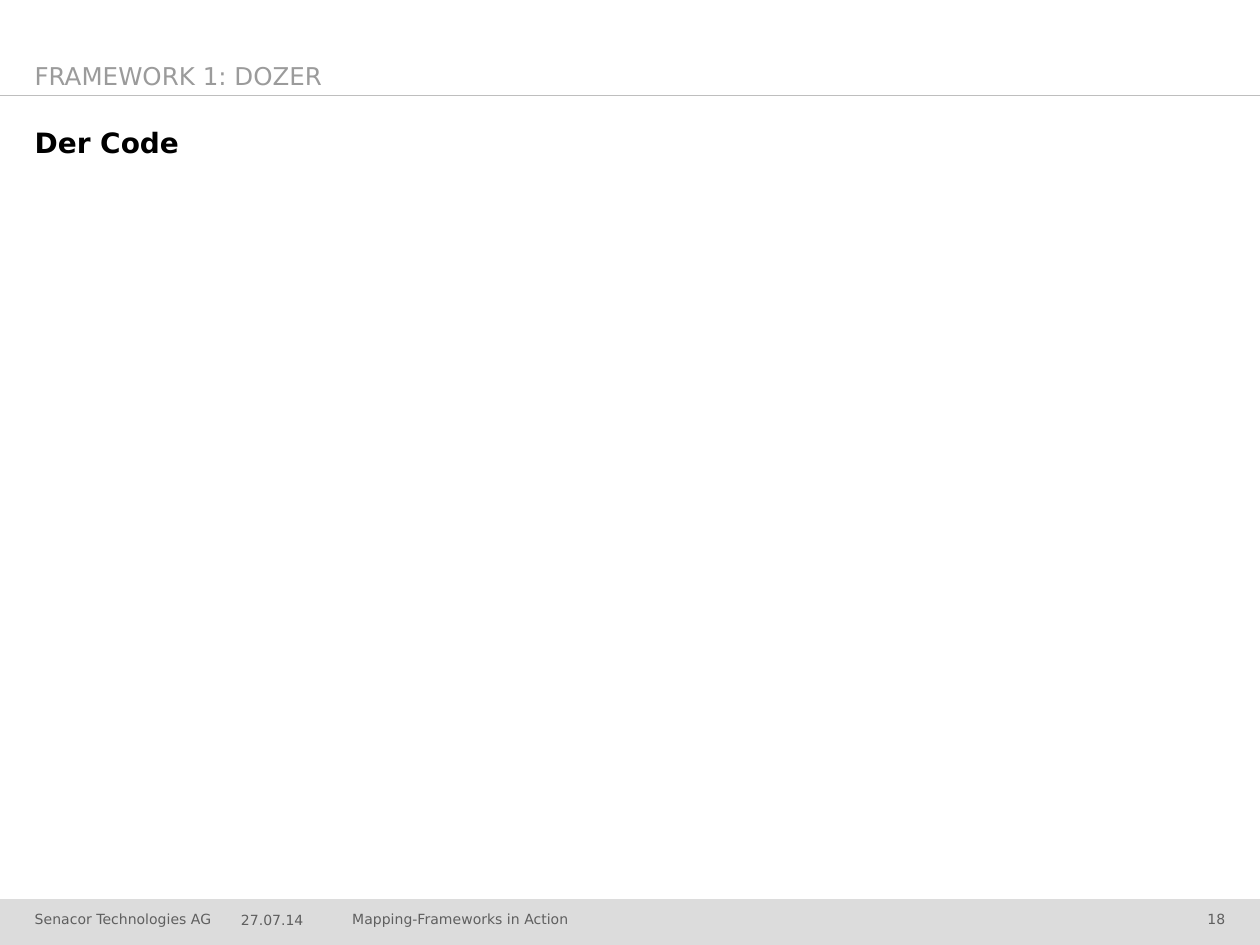
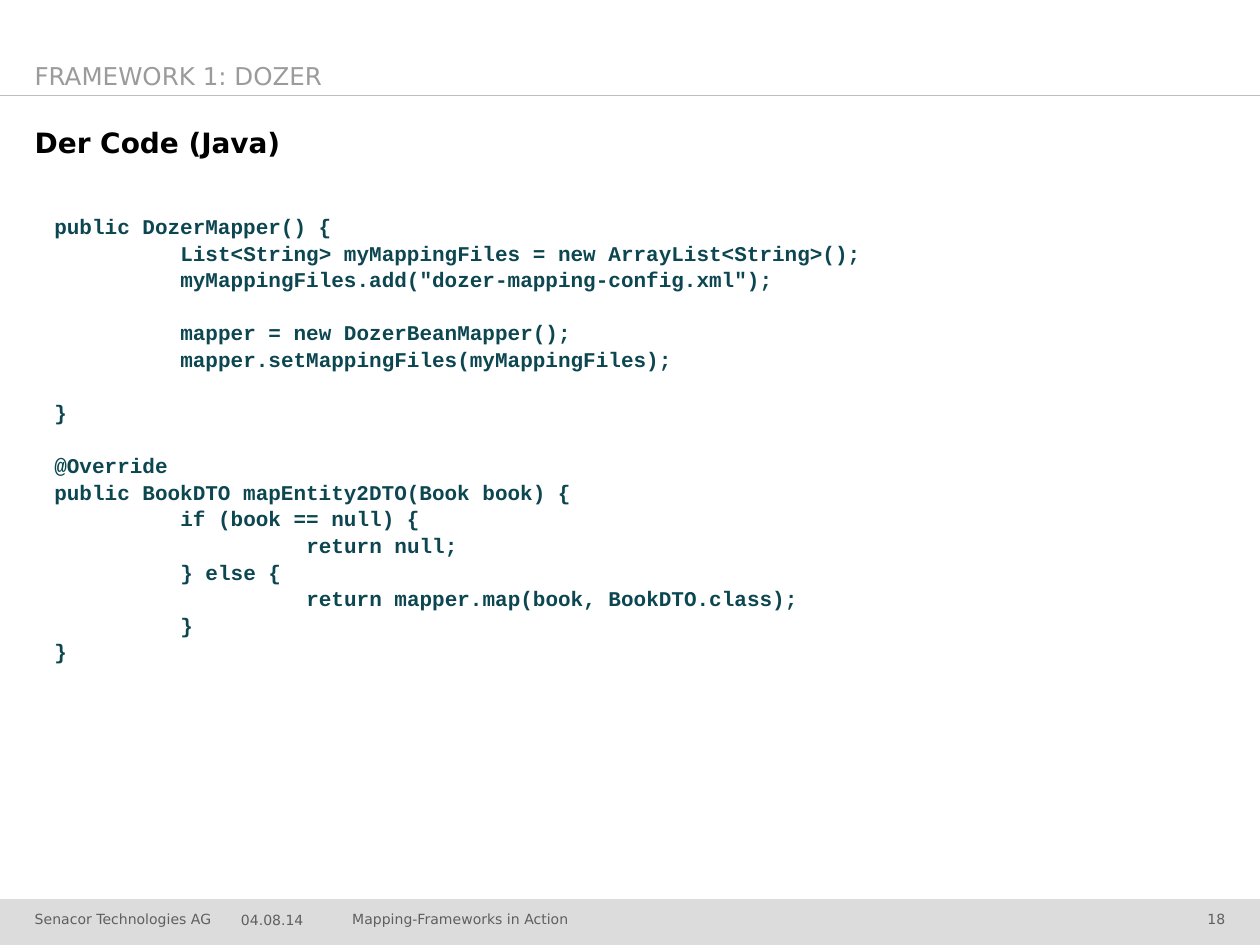
Before and after one commit to jschwalb/Mappings, a slide deck: slide 18 of presentation.pptx. Drawn at 1260x945 pixels with LibreOffice and Linux fonts; fonts in the diff are those of the drawing; background and template pictures are left out. Boxes give left, top, right and bottom in pixels: in the first picture for what was removed or moved away, otherwise in the second. Text is boxed around its words. In the diff, an @@ line names an element or a change of style, - is before the commit and + after.

Commit message:
dozer ppt erweitert

```diff
--- a/presentation.pptx
+++ b/presentation.pptx
@@ title at bbox=[35, 131, 281, 159]: text changed @@
-Der Code
+Der Code (Java)
@@ text added at bbox=[54, 219, 860, 611], 12 pt, text #0C4650, bold @@
+public DozerMapper() {
+List<String> myMappingFiles = new ArrayList<String>();
+myMappingFiles.add("dozer-mapping-config.xml");
+mapper = new DozerBeanMapper();
+mapper.setMappingFiles(myMappingFiles);
+}
+@Override
+public BookDTO mapEntity2DTO(Book book) {
+if (book == null) {
+return null;
+} else {
+return mapper.map(book, BookDTO.class);
+}
+}
@@ text at bbox=[241, 914, 303, 925]: text changed @@
-27.07.14
+04.08.14
```
Also in this commit, not shown: 32 other slides changed, 1 slide added.
